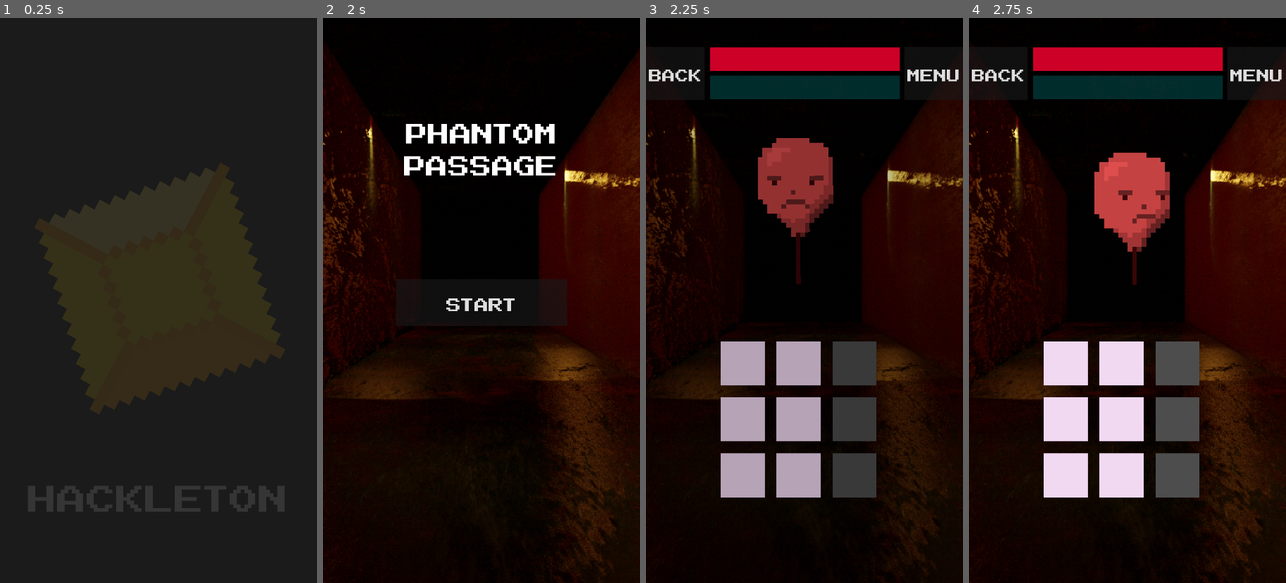
Above: before the commit, frames 1-4 (left to right).
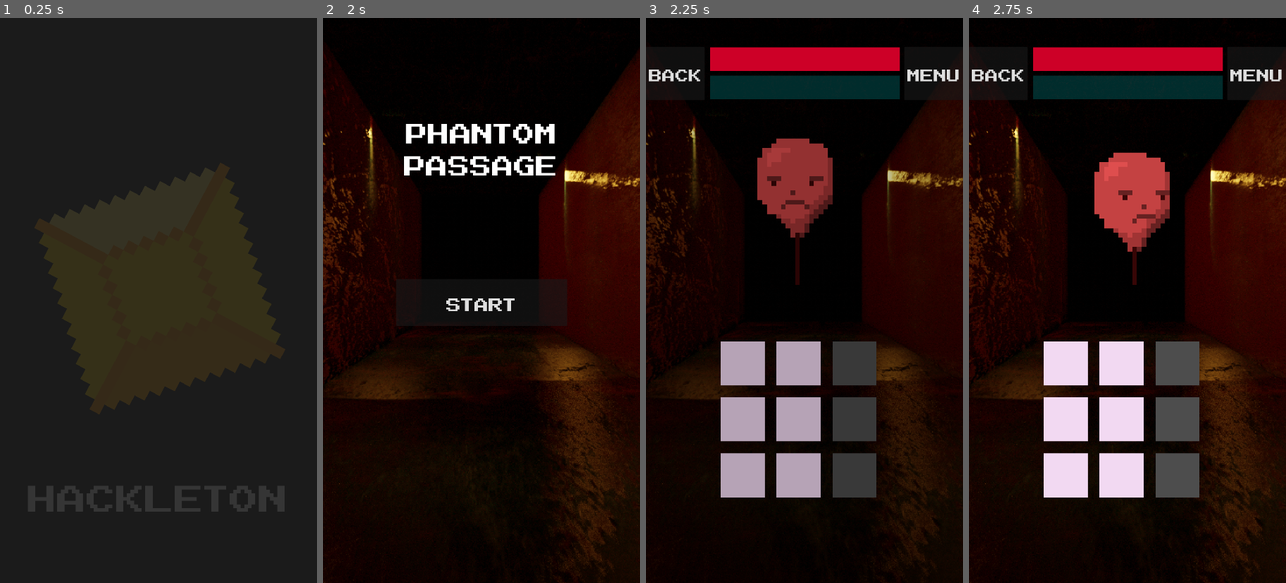
Above: after the commit, the same moments.

Repository: numberpup/phantom-passage
Game: Godot game, scene res://Scenes/UI/SplashScreen.tscn
Two runs of this game, one before a commit and one after it. Both use one fixed random seed, a clock stepped at 60 frames per second and the inputs below.
Inputs (mouse positions are in pixels of both pictures, inside the frame that each line leads up to):
- Up to frame 1 (0.25 s): no input
- Up to frame 2 (2 s): move the mouse to (551, 272) at 0.52 s; click (551, 272) at 0.67 s; drag from (418, 328) to (465, 413) at 1.27 s
- Up to frame 3 (2.25 s): click "START" at 2 s
- Up to frame 4 (2.75 s): no input

Frames 1-2 are identical in both runs. In frame 3, 0.2% of the frame differs, in the area x 35-60%, y 21-48%; in frame 4, nothing differs.

Commit message:
Changed enemy spawn and death anims
Changed enemy spawn and death animations to scale animations instead of rotation

Diff:
--- a/Scenes/LevelScreen.tscn
+++ b/Scenes/LevelScreen.tscn
@@ -47,6 +47,7 @@
 offset_bottom = 349.12
 grow_horizontal = 2
 grow_vertical = 2
+pivot_offset = Vector2(350, 350)
 
 [node name="MarginContainer" type="MarginContainer" parent="."]
 custom_minimum_size = Vector2(900, 900)
--- a/Scripts/Enemies/EnemyShell.gd
+++ b/Scripts/Enemies/EnemyShell.gd
@@ -157,10 +157,12 @@
 # Handles enemy death
 func die() -> void:
 	print("Enemy has been defeated.")
-	emit_signal("enemy_died")  # Notify LevelScreen
 
 
 	var tween = get_tree().create_tween()
 	tween.tween_property($AnimatedSprite2D, "scale", Vector2(0,0), .2).set_ease(Tween.EASE_IN)
+	await get_tree().create_timer(.1).timeout
+	emit_signal("enemy_died")  # Notify LevelScreen
+	emit_signal("updated_enemy_health")
 	await get_tree().create_timer(.2).timeout
 	queue_free()
--- a/Scripts/level_screen.gd
+++ b/Scripts/level_screen.gd
@@ -48,10 +48,10 @@
 	var container_center = enemy_container.size / 2
 	enemy_instance.position = container_center
 
-	enemy_container.rotation_degrees = 10
+	enemy_container.scale = Vector2(0, 0)
 	enemy_container.add_child(enemy_instance)
 	var tween = get_tree().create_tween()
-	tween.tween_property(enemy_container, "rotation_degrees", 0, .2).set_trans(Tween.TRANS_BACK)
+	tween.tween_property(enemy_container, "scale", Vector2(1,1), .1).set_trans(Tween.TRANS_BACK)
 
 	#enemy_instance.modulate = get_random_tint()
 
Not shown, added: Builds/Phantom Passage v0.6.apk
Not shown, added: Builds/Phantom Passage v0.6.apk.idsig
